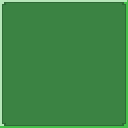
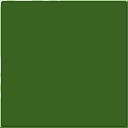
The second 128x128 image is a revision of the first. Changes to its layers:
added layer "Pasted Layer" above "ui_box3.tga" over [left=0, top=0, right=128, bottom=128]
